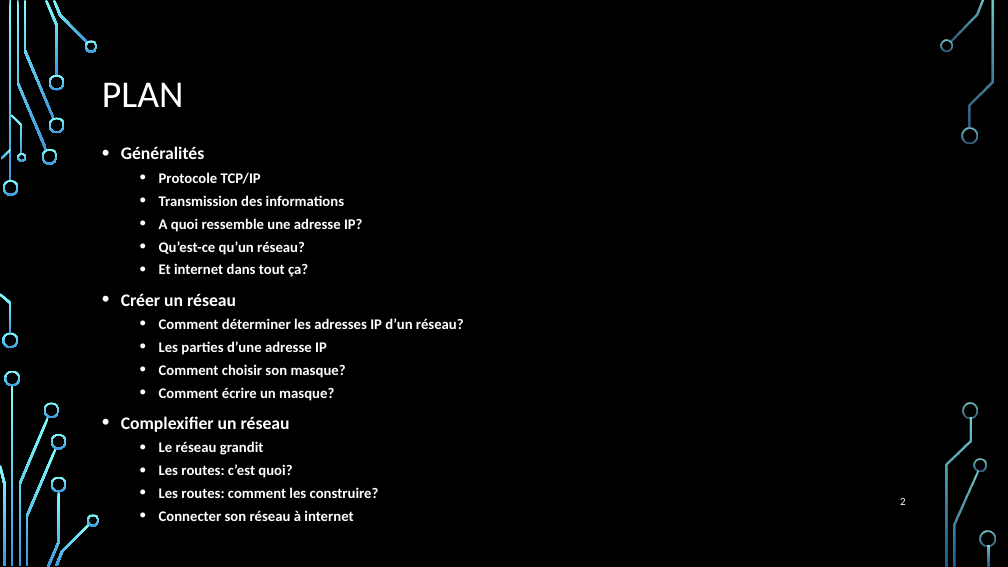
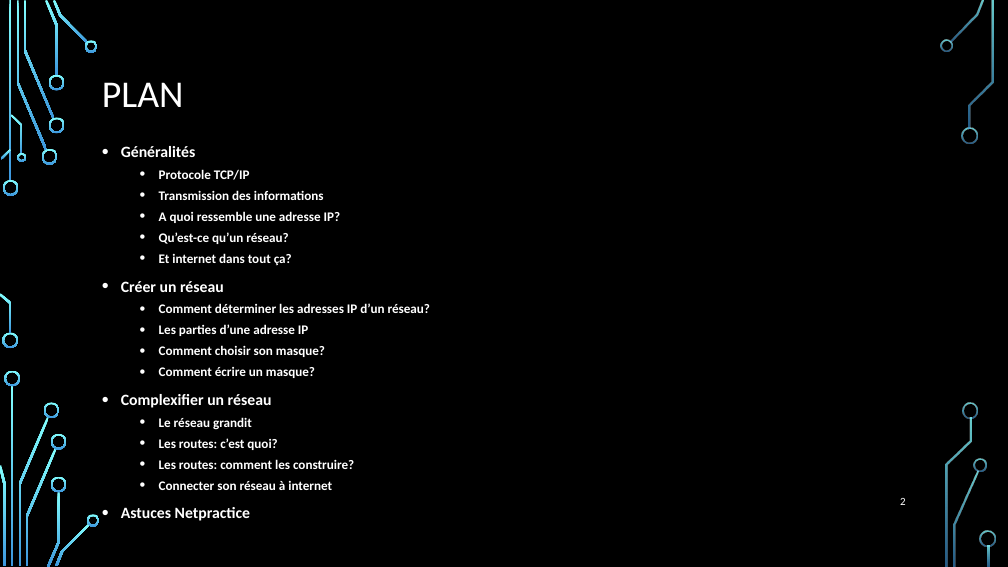
Before and after one commit to Jayleeva/42netpractice, a slide deck: slide 2 of Adressage ip.pptx. Drawn at 1008x567 pixels with LibreOffice and Linux fonts; fonts in the diff are those of the drawing; background and template pictures are left out. Boxes give left, top, right and bottom in pixels: in the first picture for what was removed or moved away, otherwise in the second. Text is boxed around its words. In the diff, an @@ line names an element or a change of style, - is before the commit and + after.

```diff
--- a/Adressage ip.pptx
+++ b/Adressage ip.pptx
@@ text at (x1=121, y1=146, x2=430, y2=490): size 16.8 to 15 pt in "Généralités", "Créer un réseau", "Complexifier un réseau"; size 14 to 12.5 pt in "Protocole TCP/IP", "Transmission des informations", "A quoi ressemble une adresse IP?", "Qu’est-ce qu’un réseau?" and 9 more places @@
@@ text at (x1=121, y1=507, x2=250, y2=521): paragraph added @@
+• Astuces Netpractice
```
Also in this commit, not shown: 3 other slides changed, 1 slide added.
